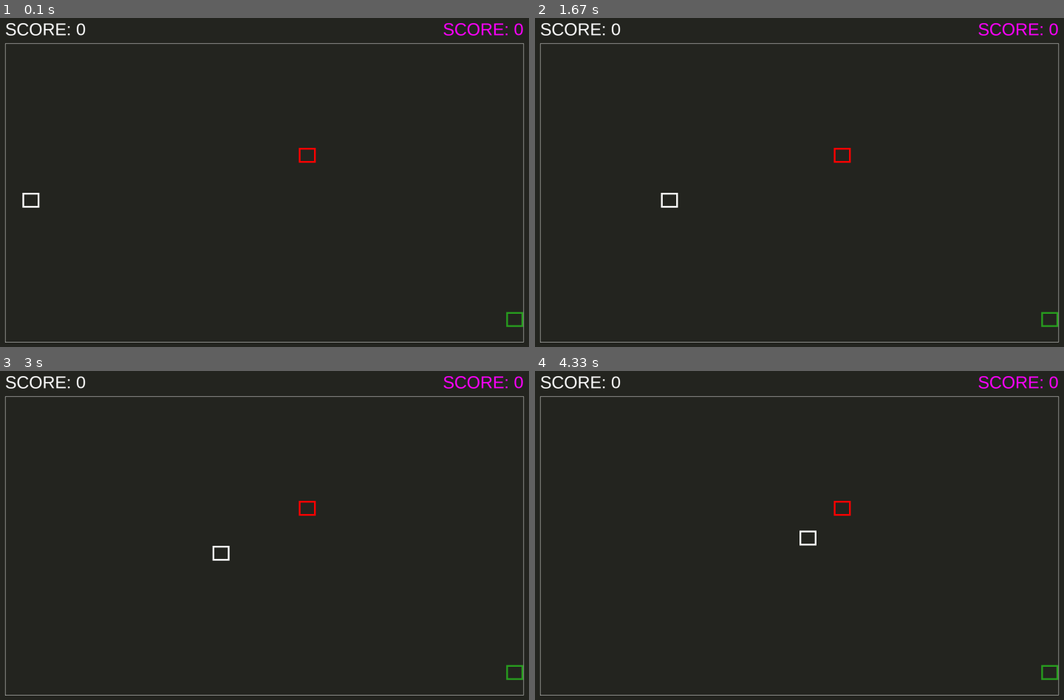
Above: before the commit, frames 1-4 (two rows, left to right).
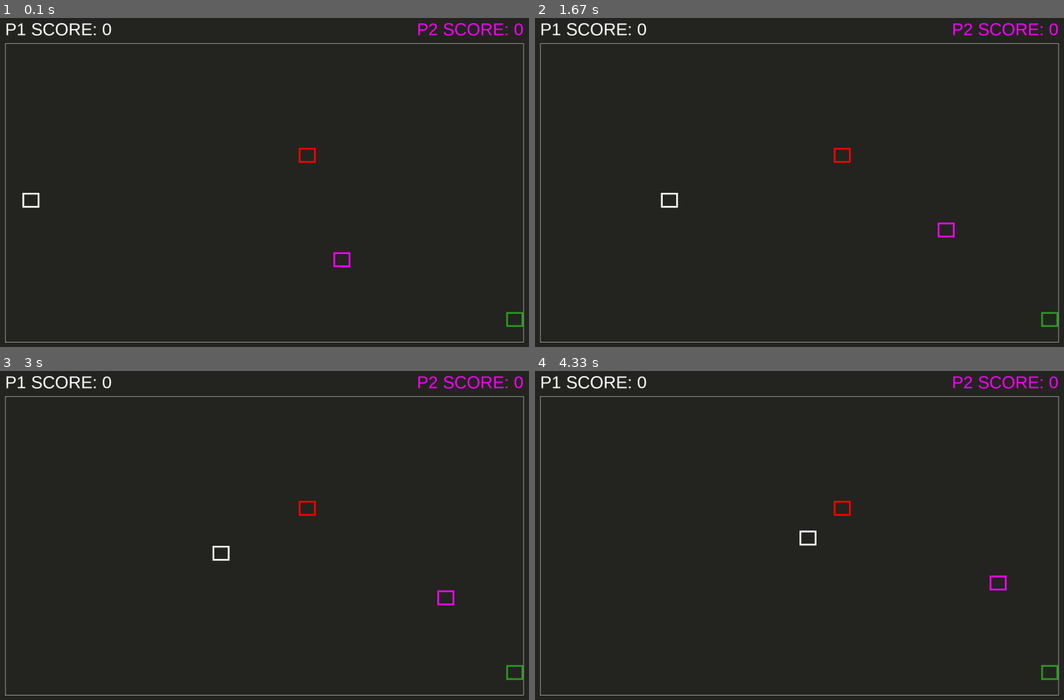
Above: after the commit, the same moments.

Repository: jorenchik/snake-pygame
Game: pygame game, started from index.py
The game is run twice, just before and just after one commit, with the same random seed, the same clock (stepped at 60 frames per second) and the same inputs.
Inputs:
- Up to frame 1 (0.1 s): no input
- Up to frame 2 (1.67 s): hold D 0.33-0.8 s; hold W 0.83-1.3 s; hold D from 1.33 s (still down)
- Up to frame 3 (3 s): release D at 1.8 s; hold A 1.83-2.37 s; hold S 2.4-2.7 s; hold A from 2.73 s (still down); hold Left from 2.73 s (still down)
- Up to frame 4 (4.33 s): release A at 3.13 s; release Left at 3.13 s; hold W 3.17-3.53 s; hold Up 3.17-3.53 s; hold D 3.57-4.2 s; hold Right 3.57-4.2 s; hold S from 4.23 s (still down); hold Down from 4.23 s (still down)

The runs differ from the first frame. In frame 1, 0.5% of the frame differs, in the area x 1-83%, y 1-76%; in frame 2, 0.5%; in frame 3, 0.5%; in frame 4, 0.5%, in the area x 1-90%, y 1-67%.

Commit message:
Multiplayer implementation

Diff:
--- a/game.py
+++ b/game.py
@@ -31,9 +31,10 @@
         self.color = foodColor
 
 class SnakePart():
-    def __init__(self,type,prevMoveMoment=False,pos=False,velocity=False):
+    def __init__(self,type,snakeIndex,color,prevMoveMoment=False,pos=False,velocity=False):
         # General props
         self.type = type
+        self.snakeIndex = snakeIndex
         # Physical props
         self.pos = (pos[0] if pos else rd.randint(1,rectDims[0]-1),pos[1] if pos else rd.randint(1,rectDims[1]-1))
         self.prevPos = pos
@@ -48,7 +49,9 @@
             self.movementPeriod = False
         # Appearance
         self.rect = pg.Rect(self.x,self.y,game.playfield.rectSize[0],game.playfield.rectSize[1])
-        self.color = snakeColor
+        self.color = color
+        # State
+        self.alive = True
     def changeDirToAnAngle(self, angle):
         if angle == 0 and self.velocity.x >= 0: (self.velocity.y, self.velocity.x) = (0, self.velocity.length())
         if angle == 90 and self.velocity.y <= 0: (self.velocity.y, self.velocity.x) = (-self.velocity.length(), 0)
@@ -135,14 +138,16 @@
         # Get events
         self.events = self.getEvents()
         # Determines occupied positions on the playfield
-        self.occupiedPositions = []
-        for snakePart in self.snakeParts:
-            self.occupiedPositions.append(snakePart.pos)
-        for food in self.foods:
-            self.occupiedPositions.append(food.pos)
-        self.getAvailablePositions()
+        if self.active:
+            self.occupiedPositions = []
+            for snakePart in self.snakeParts:
+                self.occupiedPositions.append(snakePart.pos)
+            for food in self.foods:
+                self.occupiedPositions.append(food.pos)
+            self.getAvailablePositions()
     def moveSnakePart(self,snakePart,pos,velocity=False):
-        if self.snakeAlive:
+        snakeDead = True if len([x for x in self.snakeParts if x.alive == False]) > 0 else False
+        if not snakeDead:
             if velocity:
                 if velocity.x > 0: xMove = 1
                 elif velocity.x < 0: xMove = -1
@@ -154,10 +159,9 @@
                 yMove = 0
                 xMove = 0
             if (snakePart.pos[0]+xMove not in range(0, rectDims[0]) or snakePart.pos[1]+yMove not in range(0, rectDims[1])) and not portalWalls:
-                self.snakeAlive = False
+                snakePart.alive = False
             else:
                 (newXPos, newYPos) = (int(pos[0]+xMove), int(pos[1]+yMove))
-
                 if newXPos >= rectDims[0]: newXPos -= rectDims[0]
                 if newXPos < 0: newXPos += rectDims[0]
                 if newYPos >= rectDims[1]: newYPos -= rectDims[1]
@@ -171,8 +175,8 @@
         return (self.playfield.rects[pos[0]][pos[1]].x,self.playfield.rects[pos[0]][pos[1]].y+game.SCREEN_HEIGHT*playfieldYOffset)
     def createFood(self, isPoisonous):
         self.foods.append(Food(isPoisonous))
-    def createSnakePart(self, type, prevMoveMoment, pos=False, velocity=False):
-        self.snakeParts.append(SnakePart(type,prevMoveMoment, pos if pos else False, velocity if velocity else False))
+    def createSnakePart(self,type,snakeIndex,color,prevMoveMoment,pos=False,velocity=False):
+        self.snakeParts.append(SnakePart(type,snakeIndex,color,prevMoveMoment,pos if pos else False, velocity if velocity else False))
     def checkRectalCollision(self,pos1,pos2):
         if pos1[0] == pos2[0] and pos1[1] == pos2[1]: return True
         else: return False
--- a/index.py
+++ b/index.py
@@ -5,83 +5,112 @@
 # Game itself
 def main():
     # Creates Snake #1
-    game.createSnakePart('head', False)
+    game.createSnakePart('head',0,player1Color,False)
     for snakePart in game.snakeParts:
         game.moveSnakePart(snakePart,snakePart.pos)
+
+    # Creates Snake #2
+    if multiplayer:
+        game.createSnakePart('head',1,player2Color,False)
+        for snakePart in game.snakeParts:
+            game.moveSnakePart(snakePart,snakePart.pos)
 
     # Adding first food
     game.createFood(False)
     # Adding first poisonous food
     game.createFood(True)
 
+    game.active = True
     # Active action loop
     while game.active:
         # Updates game state
         game.onUpdate()
-        if not game.snakeAlive:
+        snakeDead = True if len([x for x in game.snakeParts if x.alive == False]) > 0 else False
+        if snakeDead:
             game.snakeParts.clear()
             game.foods.clear()
             gameOver()
+            break
 
         # Add score text
-        score1Text = game.gameOverFont.render(f'SCORE: {game.player1Score}', True, player1Color)
+        score1Text = game.gameOverFont.render(f'P1 SCORE: {game.player1Score}', True, player1Color)
         game.screen.blit(score1Text, game.score1Pos)
 
-        score2Text = game.gameOverFont.render(f'SCORE: {game.player2Score}', True, player2Color)
-        game.screen.blit(score2Text, (game.score2Pos[0]-score2Text.get_width(), game.score2Pos[1]))
+        if multiplayer:
+            score2Text = game.gameOverFont.render(f'P2 SCORE: {game.player2Score}', True, player2Color)
+            game.screen.blit(score2Text, (game.score2Pos[0]-score2Text.get_width(), game.score2Pos[1]))
 
 
         # Events
-        headPart = game.snakeParts[0]
-
+        headParts = [x for x in game.snakeParts if x.type == 'head']
             # Quit
         if game.isQuit(): quit()
 
             # Changes snakes direction
-        if (not game.previousDirChange or game.now - game.previousDirChange >= headPart.movementPeriod/2):
+        if (not game.previousDirChange or game.now - game.previousDirChange >= headParts[0].movementPeriod/2):
             if game.isKey(pg.K_RIGHT):
-                headPart.changeDirToAnAngle(0)
+                headParts[0].changeDirToAnAngle(0)
                 game.previousDirChange = game.now
             if game.isKey(pg.K_UP):
-                headPart.changeDirToAnAngle(90)
+                headParts[0].changeDirToAnAngle(90)
                 game.previousDirChange = game.now
             if game.isKey(pg.K_LEFT):
-                headPart.changeDirToAnAngle(180)
+                headParts[0].changeDirToAnAngle(180)
                 game.previousDirChange = game.now
             if game.isKey(pg.K_DOWN):
-                headPart.changeDirToAnAngle(270)
+                headParts[0].changeDirToAnAngle(270)
                 game.previousDirChange = game.now
+            if multiplayer:
+                if game.isKey(pg.K_d):
+                    headParts[1].changeDirToAnAngle(0)
+                    game.previousDirChange = game.now
+                if game.isKey(pg.K_w):
+                    headParts[1].changeDirToAnAngle(90)
+                    game.previousDirChange = game.now
+                if game.isKey(pg.K_a):
+                    headParts[1].changeDirToAnAngle(180)
+                    game.previousDirChange = game.now
+                if game.isKey(pg.K_s):
+                    headParts[1].changeDirToAnAngle(270)
+                    game.previousDirChange = game.now
 
         # Snakes' constant movement
-        for i, part in enumerate(game.snakeParts):
-            if part.movementPeriod:
-                part.prevPos = part.pos
-                part.prevVelocity = part.velocity
-                if part.prevMoveMoment:
-                    if (game.now - part.prevMoveMoment) >= part.movementPeriod:
+        for headPart in headParts:
+            relatedSnakeParts = [x for x in game.snakeParts if x.snakeIndex == headPart.snakeIndex]
+            for i, part in enumerate(relatedSnakeParts):
+                if part.movementPeriod:
+                    part.prevPos = part.pos
+                    part.prevVelocity = part.velocity
+                    if part.prevMoveMoment:
+                        if (game.now - part.prevMoveMoment) >= part.movementPeriod:
+                            game.moveSnakePart(part,part.pos,part.velocity)
+                            if part.type != 'head':
+                                part.velocity = pg.Vector2(relatedSnakeParts[i-1].prevVelocity)
+                    else:
                         game.moveSnakePart(part,part.pos,part.velocity)
-                        if part.type != 'head':
-                            part.velocity = pg.Vector2(game.snakeParts[i-1].prevVelocity)
-                else:
-                    game.moveSnakePart(part,part.pos,part.velocity)
-            else: game.moveSnakePart(part,part.pos,part.velocity)
+                else: game.moveSnakePart(part,part.pos,part.velocity)
 
 
         # Checks if snake's head has the same position with a food
-        for part in game.snakeParts:
-            for food in game.foods:
-                if game.checkRectalCollision(part.pos, food.pos):
-                    lastSnakePart = game.snakeParts[-1]
-                    game.foods.remove(food)
-                    game.createSnakePart('body',lastSnakePart.prevMoveMoment, lastSnakePart.prevPos, pg.Vector2(lastSnakePart.prevVelocity))
-                    game.createFood(False)
+        for headPart in headParts:
+            relatedSnakeParts = [x for x in game.snakeParts if x.snakeIndex == headPart.snakeIndex]
+            for i, part in enumerate(relatedSnakeParts):
+                for food in game.foods:
+                    if game.checkRectalCollision(part.pos, food.pos):
+                        relatedSnakeParts = [x for x in game.snakeParts if x.snakeIndex == part.snakeIndex]
+                        lastSnakePart = relatedSnakeParts[-1]
+                        game.foods.remove(food)
+                        game.createSnakePart('body',part.snakeIndex,part.color,lastSnakePart.prevMoveMoment, lastSnakePart.prevPos, pg.Vector2(lastSnakePart.prevVelocity))
+                        game.createFood(False)
 
         # Checks whether any part of a snake hits itself
-        for part in game.snakeParts:
-            # Passes if it is a head part
-            if game.snakeParts.index(part) == 0: continue
-            if game.checkRectalCollision(headPart.pos, part.pos):
-                game.snakeAlive = False
+        for headPart in headParts:
+            relatedSnakeParts = [x for x in game.snakeParts if x.snakeIndex == headPart.snakeIndex]
+            for i, part in enumerate(relatedSnakeParts):
+                # Passes if it is a head part
+                if part.type == 'head': continue
+                if game.checkRectalCollision(headPart.pos, part.pos):
+                    part.alive = False
 
         # Draws elements
             # Draws the walls
@@ -98,8 +127,8 @@
                     pg.draw.rect(game.screen, wallColor,rect, 1)
 
             # Draws snakes' parts
-        for snakePart in game.snakeParts:
-            pg.draw.rect(game.screen, wallColor,snakePart, 5)
+        for part in game.snakeParts:
+            pg.draw.rect(game.screen, part.color,part, 5)
 
             # Draws foods
                 # Draws regular foods
@@ -116,15 +145,14 @@
 
 # Game restart/quit screen
 def gameOver():
-    while not game.snakeAlive:
+    while True:
         game.onUpdate()
         game.setBackground()
         text = game.gameOverFont.render('GAME OVER | PRESS SPACE TO RESTART | PRESS ESCAPE TO EXIT', True, white)
         game.screen.blit(text, (game.SCREEN_WIDTH/2-text.get_width()/2, game.SCREEN_HEIGHT/2-text.get_height()/2))
         if game.isQuit(): quit()
         if game.isKey(pg.K_SPACE):
-            game.snakeAlive = True
+            break
         game.update()
-    main()
 # Starting the game's main loop
-main()
+while True: main()
--- a/settings.py
+++ b/settings.py
@@ -7,6 +7,7 @@
 # Gameplay
 portalWalls = False
 selfRectalCollisionAllowed = False
+multiplayer = True
 
 # Screen
 res = (1920,1080)
